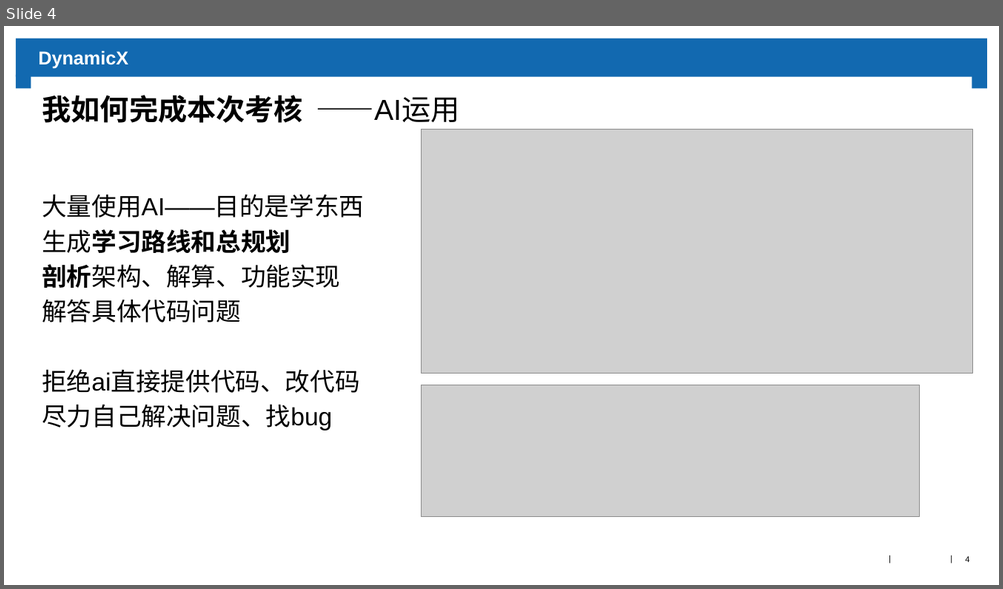
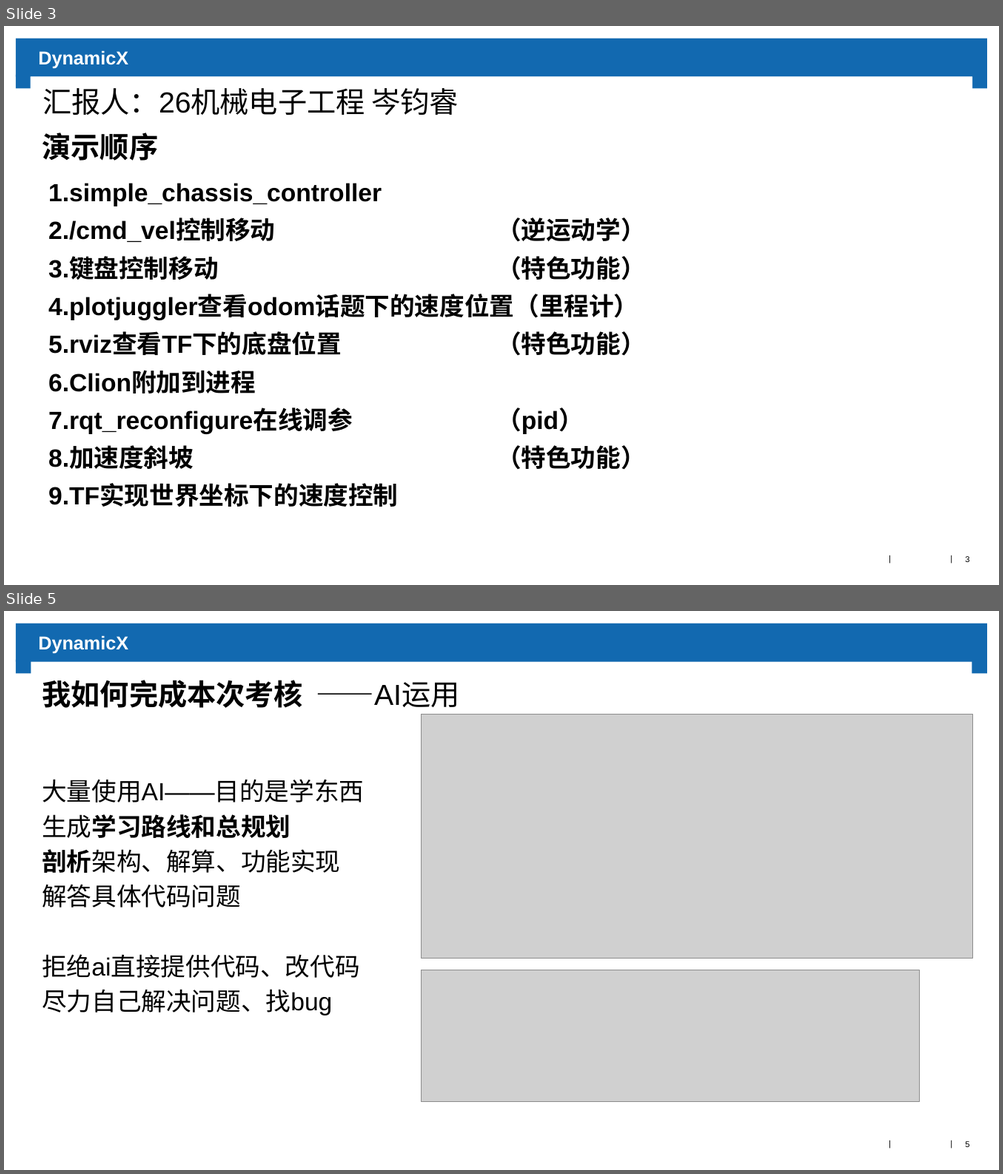
Before and after one commit to Seedofking/hero_chassis_controller, a slide deck: doc/report.pptx. Shown one above the other, each under a label of ours: slide 4 before the commit, slides 3 and 5 after it; the slides between them are not shown. The pictures are 1003x589 and 1003x1174 pixels, drawn with LibreOffice and Linux fonts; fonts in the diff are those of the drawing; grey boxes stand for pictures; background and template pictures are left out. Boxes give left, top, right and bottom in pixels: in the first picture for what was removed or moved away, otherwise in the second. Text is boxed around its words. In the diff, an @@ line names an element or a change of style, - is before the commit and + after.

```diff
--- a/doc/report.pptx
+++ b/doc/report.pptx
@@ slide 3 added at bbox=[4, 26, 999, 585], background #FFFFFF; not listed: 6 template elements that a slide beside it also shows @@
@@ subtitle added at bbox=[30, 77, 972, 129], fill #FFFFFF, 28 pt, text #000000 @@
+汇报人：26机械电子工程 岑钧睿
@@ title added at bbox=[42, 133, 159, 161], 28 pt, text #000000, bold @@
+演示顺序
@@ text added at bbox=[48, 183, 646, 507], 24 pt, text #000000, bold @@
+1.simple_chassis_controller
+2./cmd_vel控制移动 （逆运动学）
+3.键盘控制移动 （特色功能）
+4.plotjuggler查看odom话题下的速度位置（里程计）
+5.rviz查看TF下的底盘位置 （特色功能）
+6.Clion附加到进程
+7.rqt_reconfigure在线调参 （pid）
+8.加速度斜坡 （特色功能）
+9.TF实现世界坐标下的速度控制
@@ page number added at bbox=[965, 557, 969, 562], 8 pt, text #000000 @@
+3
@@ what was slide 4 is now slide 5 @@
@@ page number at bbox=[965, 1142, 969, 1147]: text changed @@
-4
+5
```
Also in this commit, not shown: 5 slides changed, 1 other slide added, 2 slides removed.
